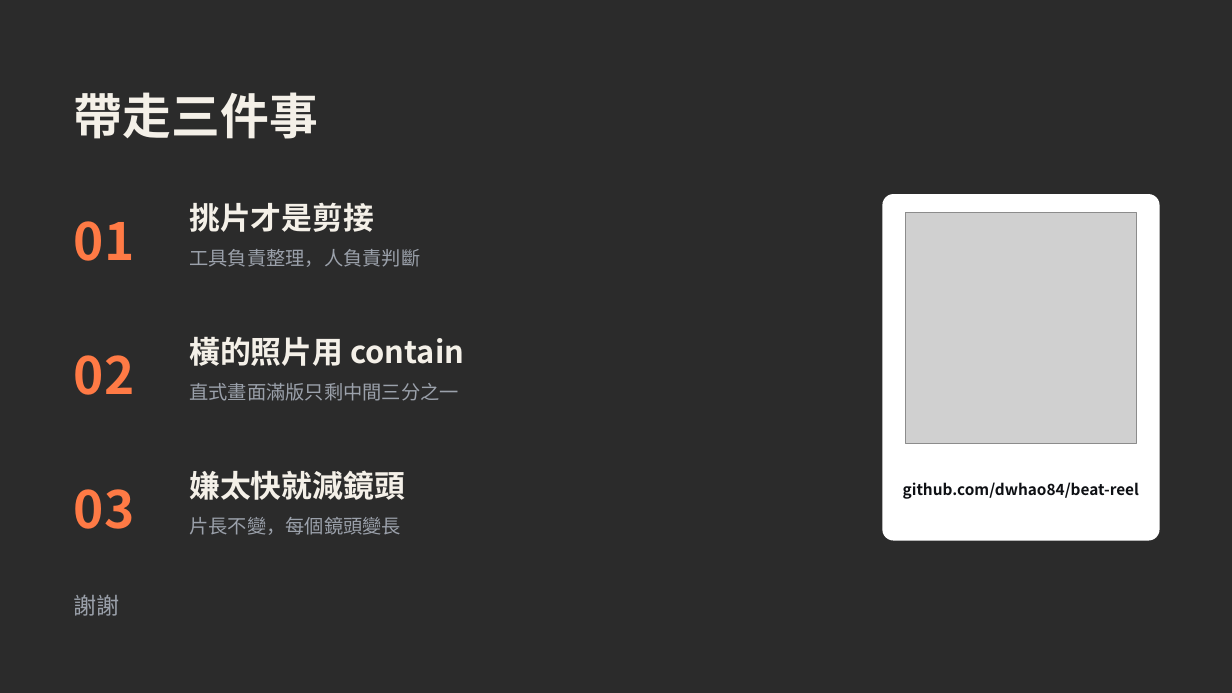
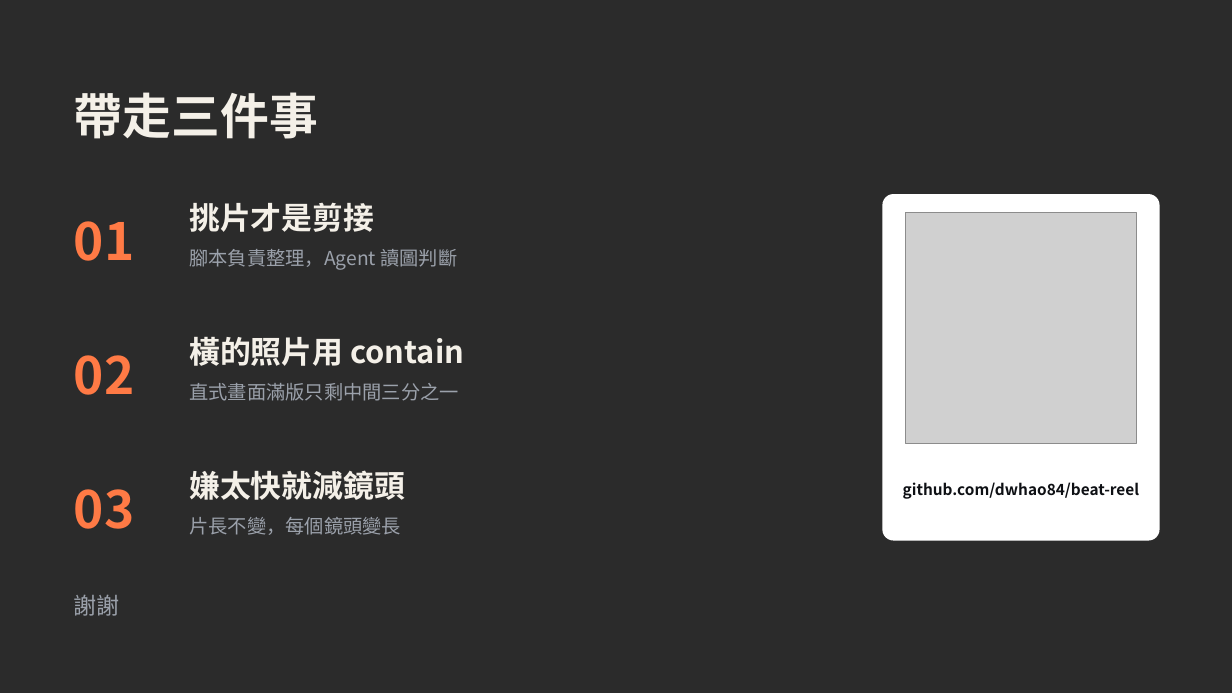
Before and after one commit to dwhao84/beat-reel, a slide deck: slide 21 of docs/slides/短影音製作分享.pptx (slide 18 before the commit). Drawn at 1232x693 pixels with LibreOffice and Linux fonts; fonts in the diff are those of the drawing; grey boxes stand for pictures; background and template pictures are left out; a plain dark background stands for a picture behind light text. Boxes give left, top, right and bottom in pixels: in the first picture for what was removed or moved away, otherwise in the second. Text is boxed around its words. In the diff, an @@ line names an element or a change of style, - is before the commit and + after.

```diff
--- a/docs/slides/短影音製作分享.pptx
+++ b/docs/slides/短影音製作分享.pptx
@@ text at <box>189,249,457,270</box>: text changed @@
-工具負責整理，人負責判斷
+腳本負責整理，Agent 讀圖判斷
```
Also in this commit, not shown: 7 other slides changed, 3 slides added.
